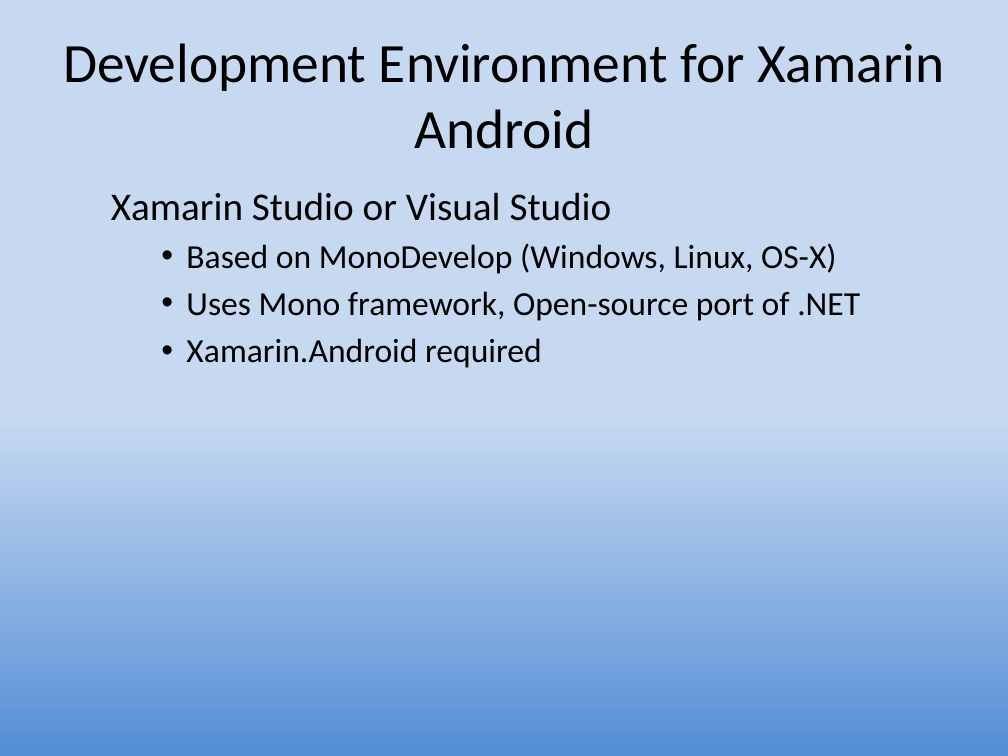
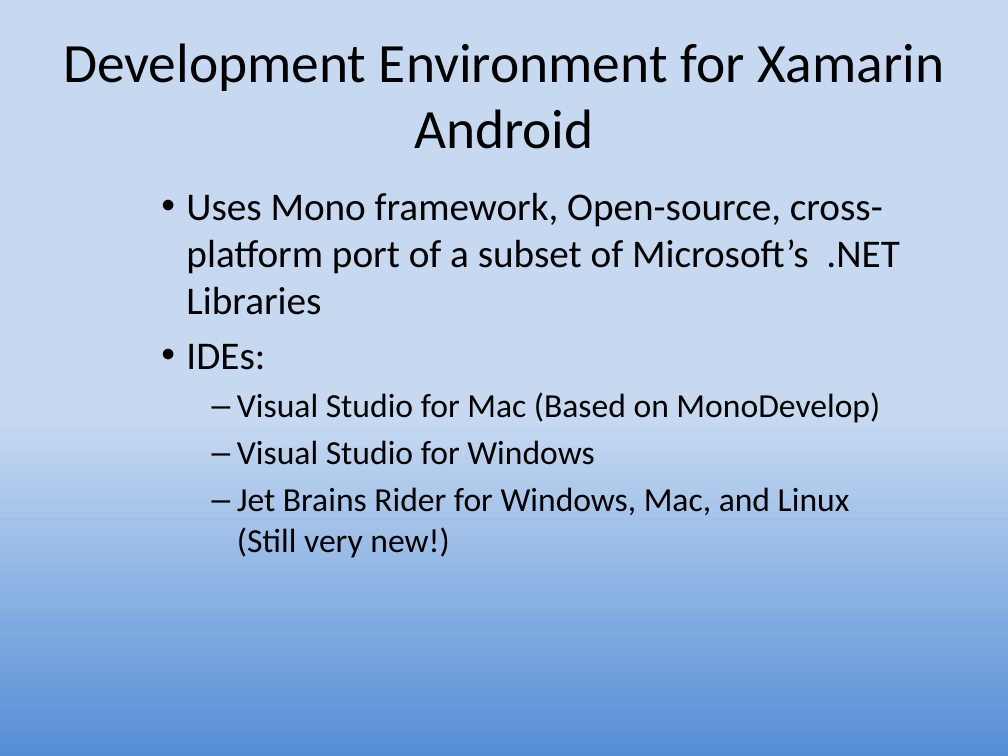
Before and after one commit to LCC-CIT/CS235AM-CourseMaterials, a slide deck: slide 20 of LessonPlans+Slides/Wk1Day1-Intro.pptx (slide 16 before the commit). Drawn at 1008x756 pixels with LibreOffice and Linux fonts; fonts in the diff are those of the drawing. Boxes give left, top, right and bottom in pixels: in the first picture for what was removed or moved away, otherwise in the second. Text is boxed around its words. In the diff, an @@ line names an element or a change of style, - is before the commit and + after.

```diff
--- a/LessonPlans+Slides/Wk1Day1-Intro.pptx
+++ b/LessonPlans+Slides/Wk1Day1-Intro.pptx
@@ text at (186, 192, 899, 558): text changed @@
-  Xamarin Studio or Visual Studio
-    • Based on MonoDevelop (Windows, Linux, OS-X)
-    • Uses Mono framework, Open-source port of .NET
-    • Xamarin.Android required
+    • Uses Mono framework, Open-source, cross-platform port of a subset of Microsoft’s .NET Libraries
+    • IDEs:
+      – Visual Studio for Mac (Based on MonoDevelop)
+      – Visual Studio for Windows
+      – Jet Brains Rider for Windows, Mac, and Linux
+        (Still very new!)
```
Also in this commit, not shown: 5 other slides changed, 2 slides added.
